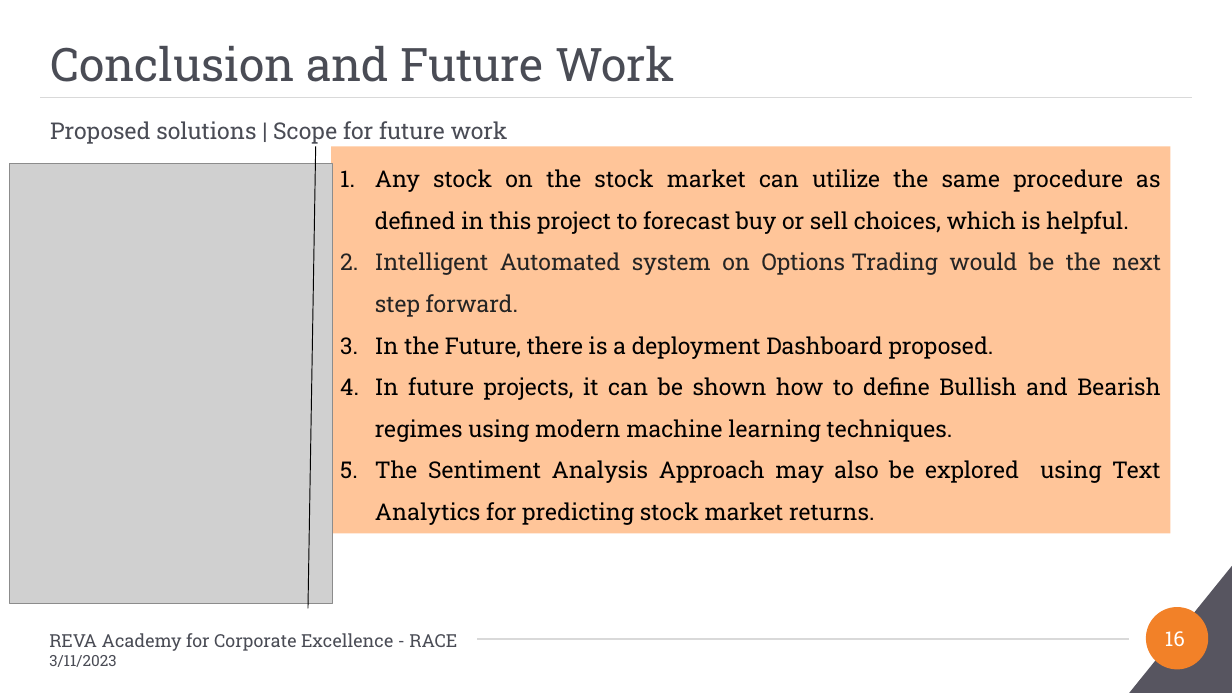
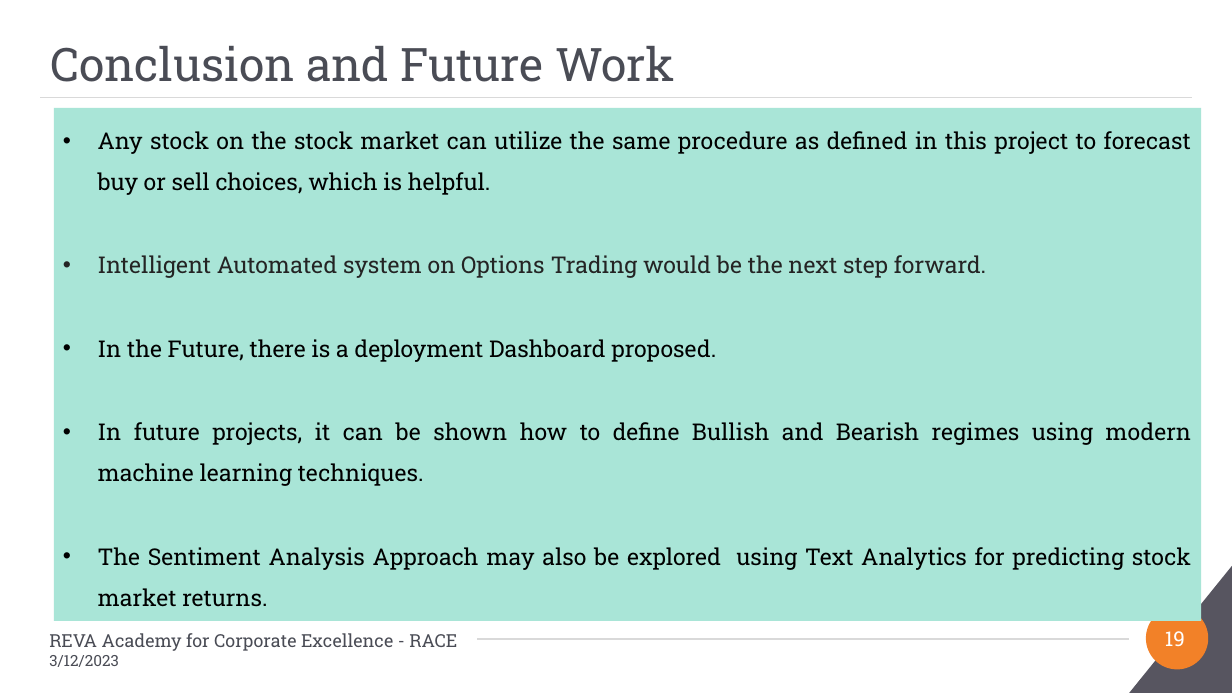
Before and after one commit to Embedded-org/ACCOMPLISHMENTS, a slide deck: slide 19 of RACE_CAPSTONE_PROJECT2/BA_Capstone Project_Final PPT_Anand Mohan_Direction Detection Selected Stocks_2023.pptx (slide 16 before the commit). Drawn at 1232x693 pixels with LibreOffice and Linux fonts; fonts in the diff are those of the drawing; grey boxes stand for pictures; background and template pictures are left out. Boxes give left, top, right and bottom in pixels: in the first picture for what was removed or moved away, otherwise in the second. Text is boxed around its words. In the diff, an @@ line names an element or a change of style, - is before the commit and + after.

```diff
--- a/RACE_CAPSTONE_PROJECT2/BA_Capstone Project_Final PPT_Anand Mohan_Direction Detection Selected Stocks_2023.pptx
+++ b/RACE_CAPSTONE_PROJECT2/BA_Capstone Project_Final PPT_Anand Mohan_Direction Detection Selected Stocks_2023.pptx
@@ rectangle "Any stock on the stock ...": place and size @@
-rectangle "Any stock on the stock ..." at <box>331,146,1170,533</box>
+rectangle "Any stock on the stock ..." at <box>54,108,1202,621</box>
@@ rectangle "Any stock on the stock ..." at <box>54,108,1202,621</box>: bullet 1. to •; fill #FFC599 to #A9E5D7 @@
@@ text removed at <box>50,121,508,144</box> @@
-Proposed solutions | Scope for future work
@@ line removed from (316, 146) to (308, 608) @@
@@ picture removed at <box>9,164,332,604</box> @@
@@ text at <box>49,655,119,667</box>: text changed @@
-3/11/2023
+3/12/2023
@@ page number at <box>1165,631,1185,646</box>: text changed @@
-16
+19
```
Also in this commit, not shown: 16 other slides changed, 4 slides added, 1 slide removed.
